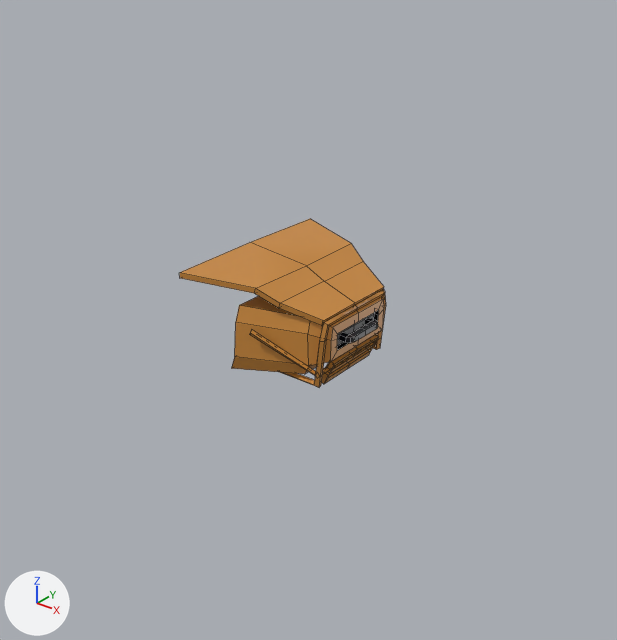
What one commit did to the FBX model Assets/Obects/Player/Car_Front.fbx.
One viewpoint serves both versions: a 50 mm lens placed at (5.17, -4.06, 2.83), pointed at (2.12, -0.24, 0.47). Every picture has the same lights, and +X, +Y and +Z are marked at lower left. Mesh edges are drawn as thin lines. Where no turn or scale is listed for an object, it has been applied to the vertices.

Before the edit, the objects in view are built like this:
```python
me_cube_008 = bpy.data.meshes.new('Cube.008')
me_cube_008.from_pydata(...)  # 208 vertices, 200 faces; spans x 1.409..2.394, y -0.662..0.662, z 0.054..0.755
me_cube_008.materials.append(mat_material)  # picture img_ld50palette_fix_png
ob_car_front = bpy.data.objects.new('Car_Front', me_cube_008)
ob_car_front.location = (0.0, 0.0, 0.0)
```
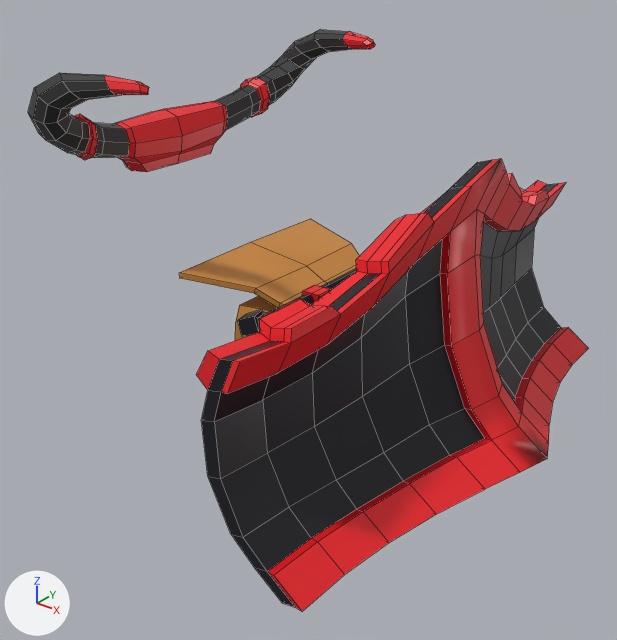
Commit message: Updated car_front

What differs and where, as boxes [x1, y1, x2, y2] in the pictures (617 x 640 px):
'Car_Front', reshaped (171% wider, 244% taller): before [180, 219, 386, 387]; after [28, 30, 588, 611]
part 1 of me_cube_008, added: after [196, 159, 588, 611]
part 2 of me_cube_008, added: after [28, 30, 375, 172]
part 3 of me_cube_008, added: after [302, 285, 330, 301]
part 4 of me_cube_008, added (black): after [238, 268, 356, 336]

Patch to the scene script:
```diff
--- a/Assets/Obects/Player/Car_Front.fbx.py
+++ b/Assets/Obects/Player/Car_Front.fbx.py
@@ me_cube_008 @@
 # used by ob_car_front; location = (0.0, 0.0, 0.0)
-me_cube_008.from_pydata(...)  # 208 vertices, 200 faces; spans x 1.409..2.394, y -0.662..0.662, z 0.054..0.755
+me_cube_008.from_pydata(...)  # 871 vertices, 865 faces; spans x 0.467..3.684, y -1.705..1.705, z -0.198..2.025
+# me_cube_008 part 1: a new loose piece of 301 vertices spanning x 2.614..3.684, y -1.705..1.705, z -0.198..1.644, in mat_material (picture img_ld50palette_fix_png)
+# me_cube_008 part 2: a new loose piece of 250 vertices spanning x 0.467..1.675, y -1.224..1.224, z 1.157..2.025, in mat_material (picture img_ld50palette_fix_png)
+# me_cube_008 part 3: a new loose piece of 68 vertices spanning x 2.263..2.828, y -0.516..0.516, z 0.66..0.816, in mat_material (picture img_ld50palette_fix_png)
+# me_cube_008 part 4: a new loose piece of 44 vertices spanning x 2.048..2.382, y -0.843..0.843, z 0.585..0.809, in mat_material (picture img_ld50palette_fix_png)
 me_cube_008.materials.append(mat_material)
```
